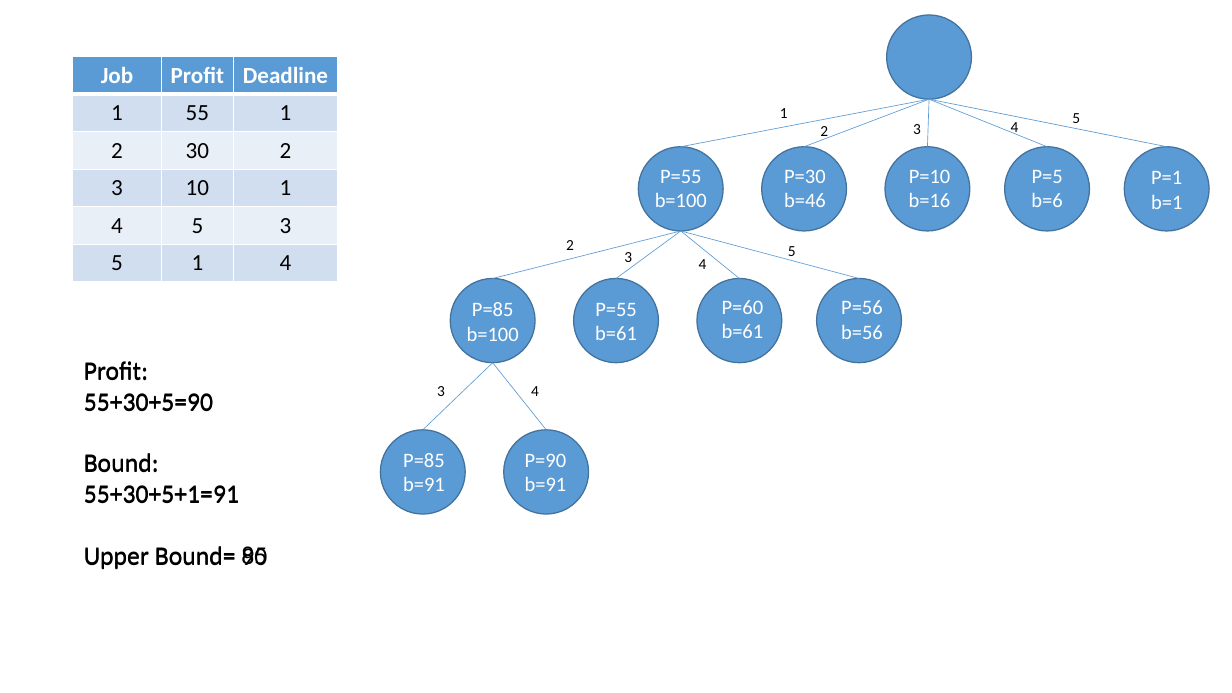
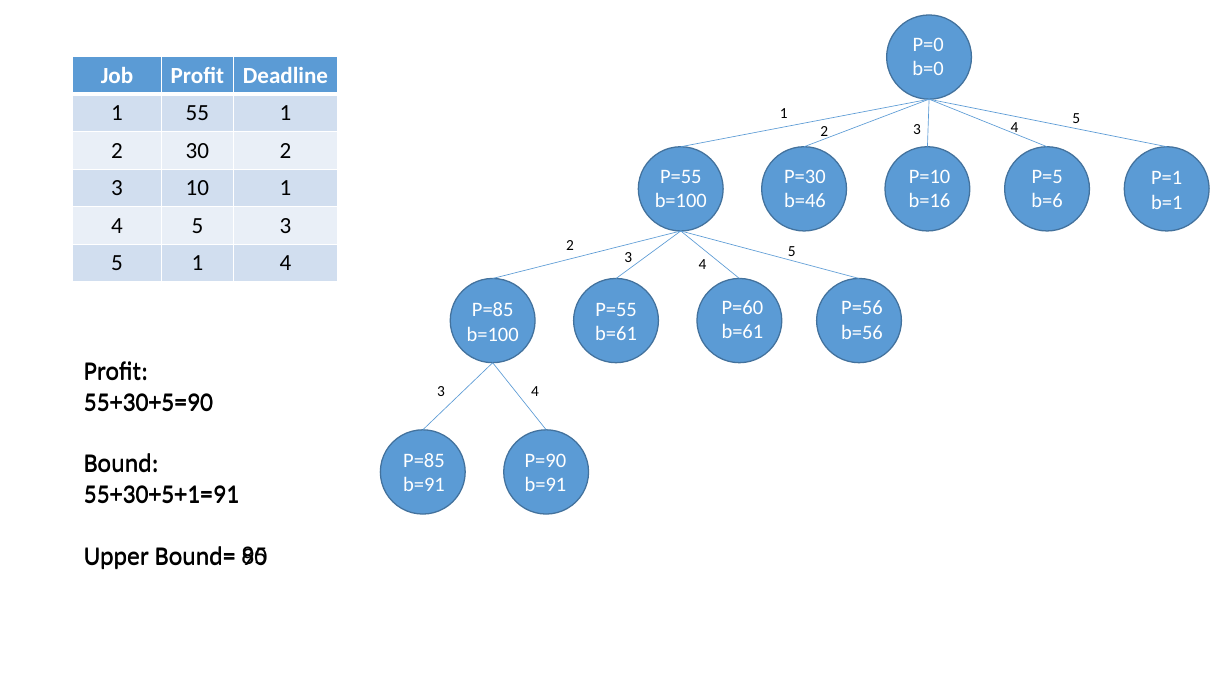
Before and after one commit to andy6804tw/Branch-and-bound, a slide deck: slide 11 of Job Scheduling/assignment/graph.pptx. Drawn at 1232x693 pixels with LibreOffice and Linux fonts; fonts in the diff are those of the drawing. Boxes give left, top, right and bottom in pixels: in the first picture for what was removed or moved away, otherwise in the second. Text is boxed around its words. In the diff, an @@ line names an element or a change of style, - is before the commit and + after.

```diff
--- a/Job Scheduling/assignment/graph.pptx
+++ b/Job Scheduling/assignment/graph.pptx
@@ text added at box(912, 37, 944, 75), 16 pt, text #FFFFFF @@
+P=0
+b=0
```
Also in this commit, not shown: 13 other slides changed.
